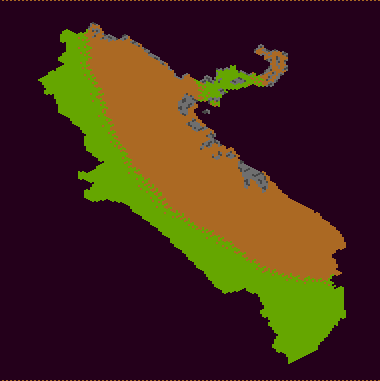
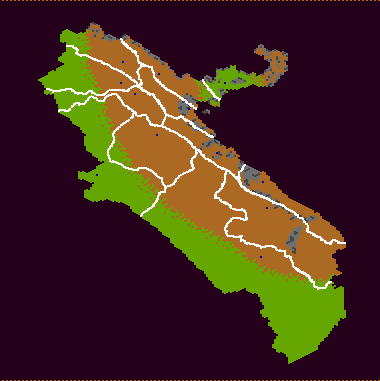
Revision of a layered 380 × 381 image; what changed, layer by layer:
showed "nations and cities" over [46, 38, 346, 290]
painted on "MountainLayer" over [252, 172, 318, 254]